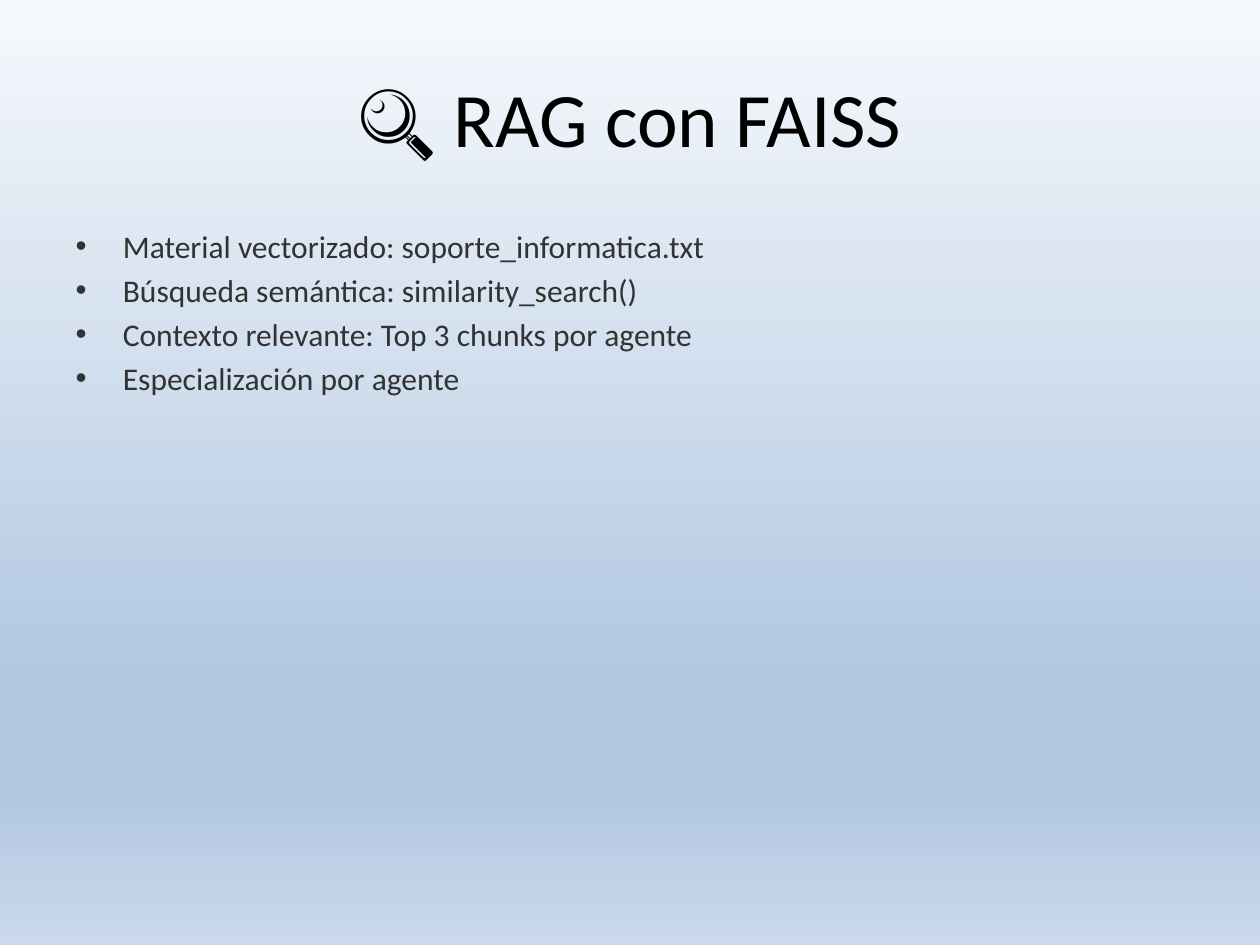
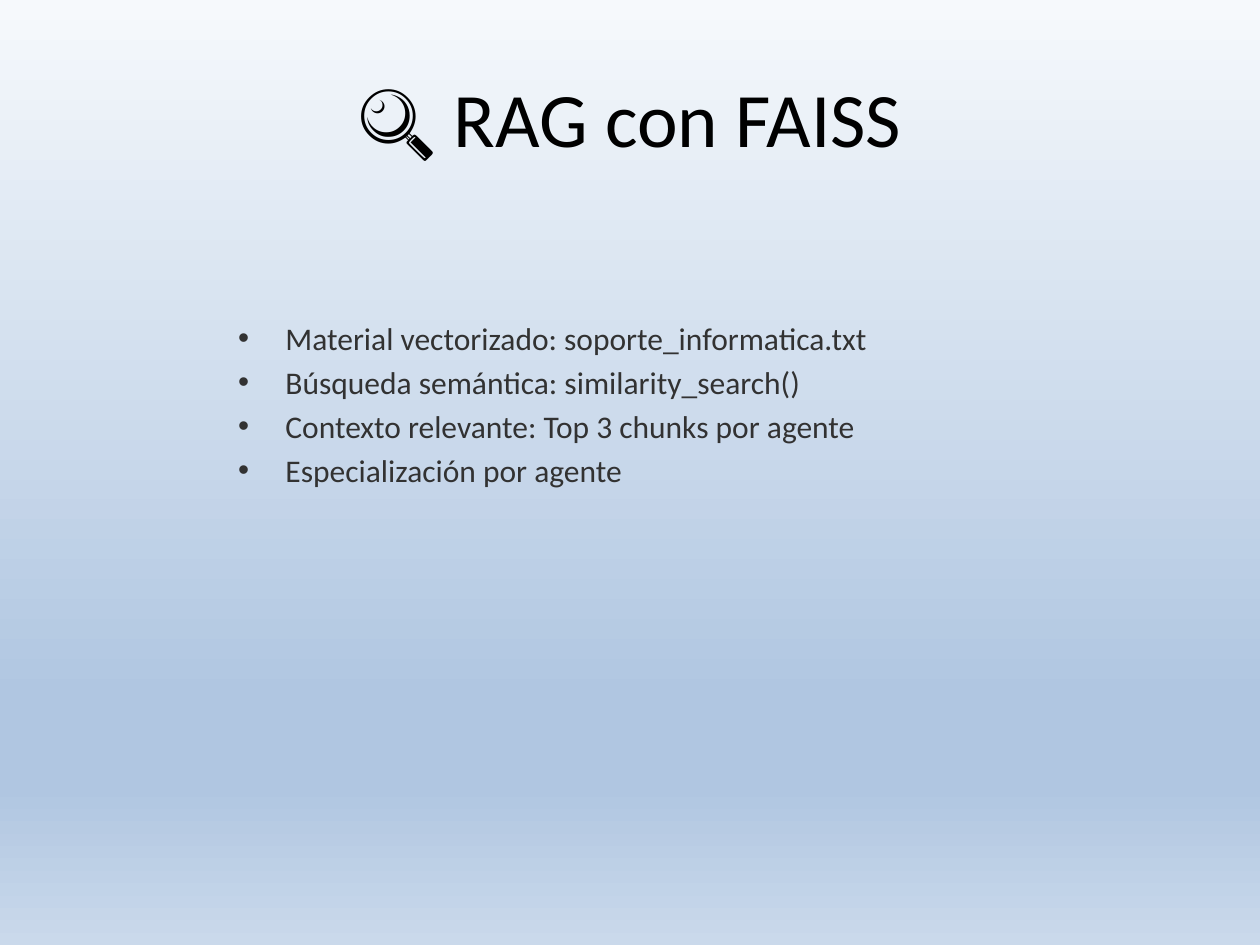
Before and after one commit to Alejandroduoc/pruebaIA, a slide deck: slide 7 of Sistema_MultiAgente_Orquestacion_Inteligente_.pptx. Drawn at 1260x945 pixels with LibreOffice and Linux fonts; fonts in the diff are those of the drawing. Boxes give left, top, right and bottom in pixels: in the first picture for what was removed or moved away, otherwise in the second. Text is boxed around its words. In the diff, an @@ line names an element or a change of style, - is before the commit and + after.

```diff
--- a/Sistema_MultiAgente_Orquestacion_Inteligente_.pptx
+++ b/Sistema_MultiAgente_Orquestacion_Inteligente_.pptx
@@ text "Material vectorizado: soporte_informatica.txt": place and size @@
-text "Material vectorizado: soporte_informatica.txt" at (123, 236, 704, 396)
+text "Material vectorizado: soporte_informatica.txt" at (285, 328, 866, 488)
```
Also in this commit, not shown: 10 other slides changed, 1 slide removed, 1 other file.
